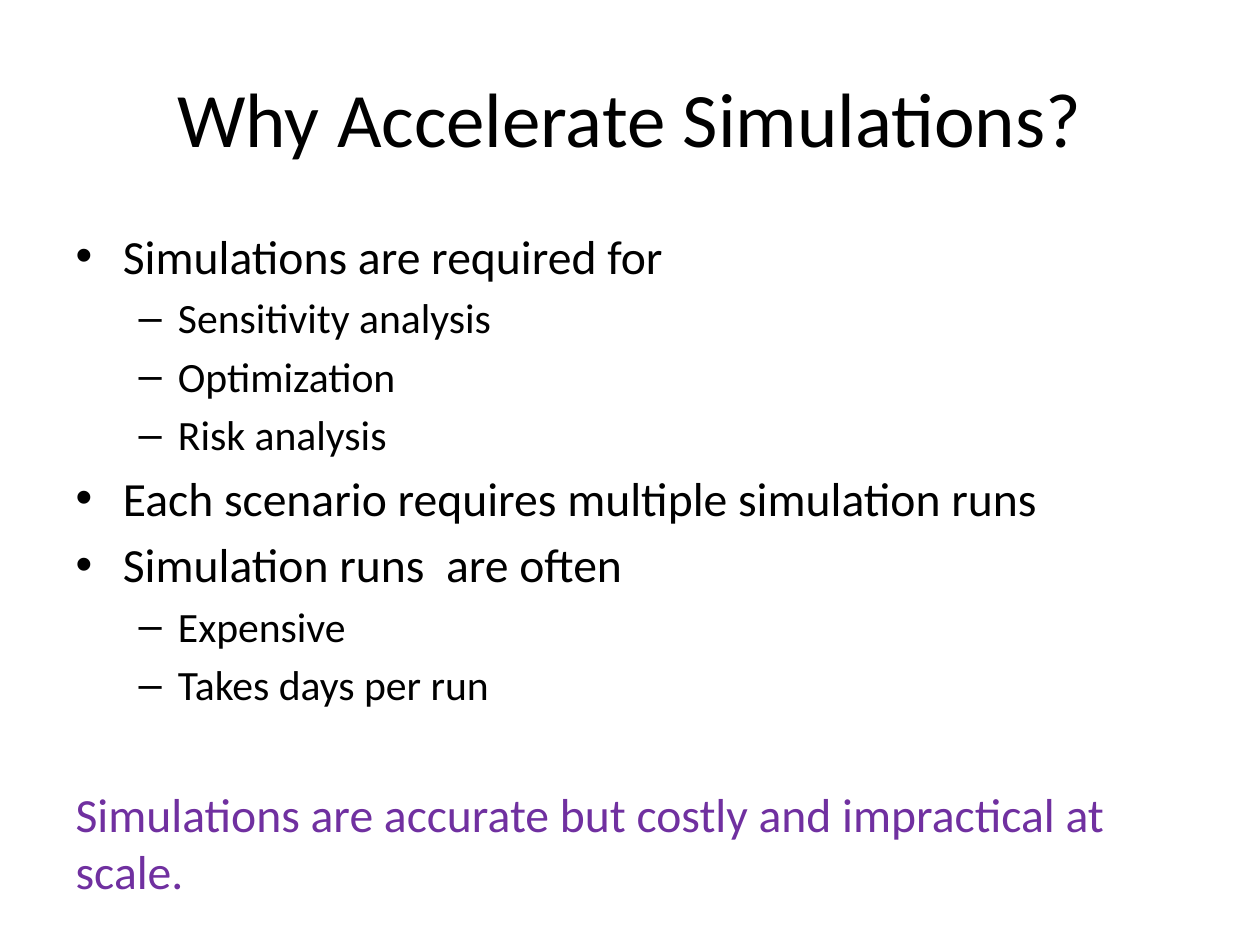
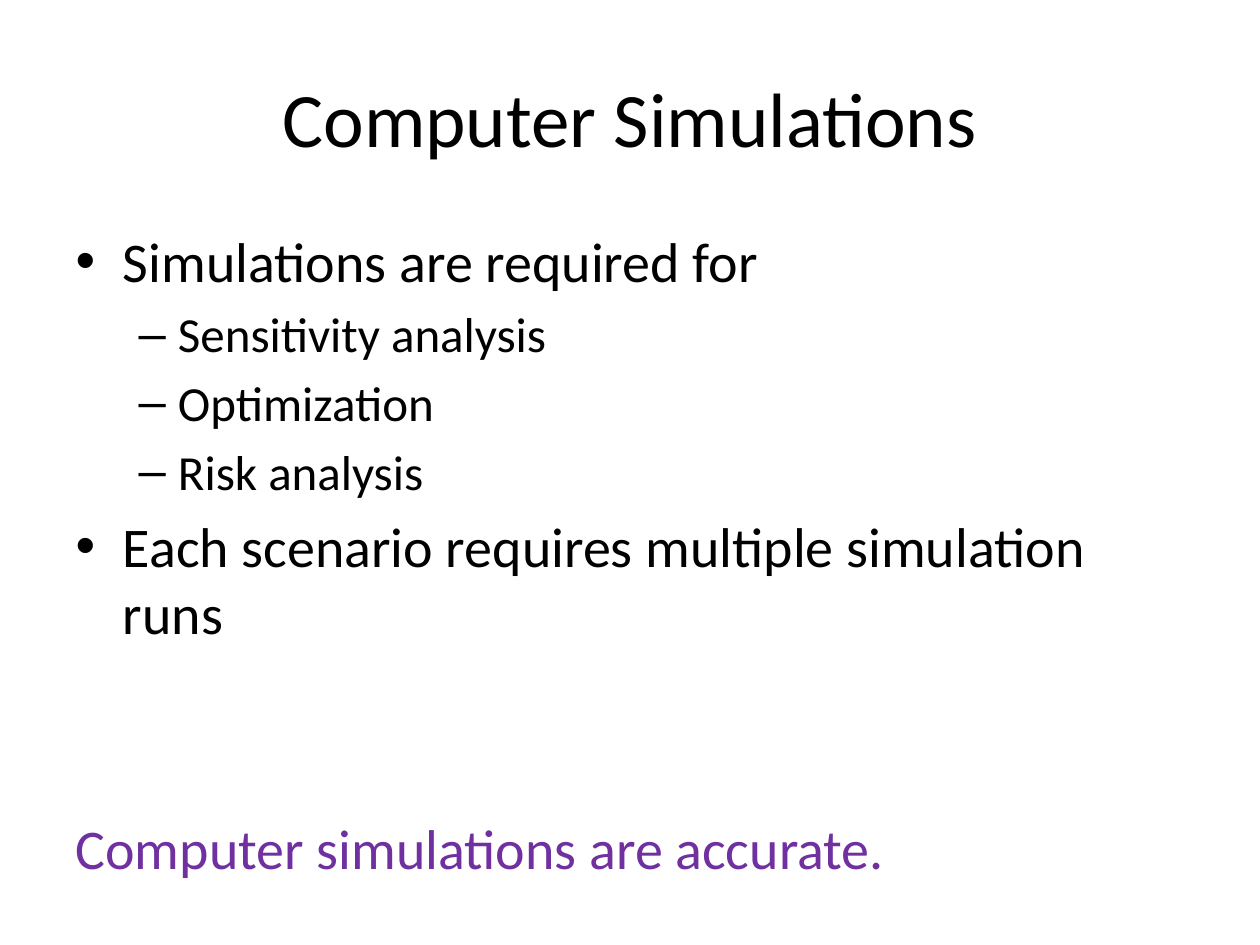
Before and after one commit to look4pritam/SurrogateModel, a slide deck: slide 4 of Presentations/SurrogateModel.pptx. Drawn at 1260x945 pixels with LibreOffice and Linux fonts; fonts in the diff are those of the drawing. Boxes give left, top, right and bottom in pixels: in the first picture for what was removed or moved away, otherwise in the second. Text is boxed around its words. In the diff, an @@ line names an element or a change of style, - is before the commit and + after.

```diff
--- a/Presentations/SurrogateModel.pptx
+++ b/Presentations/SurrogateModel.pptx
@@ title at [282,93,977,160]: text changed @@
-Why Accelerate Simulations?
+Computer Simulations
@@ text at [123,243,1084,635]: size 27.2 to 32 pt in "Simulations are required for", "Each scenario requires multiple simulation runs"; size 23.8 to 28 pt in "Sensitivity analysis", "Optimization", "Risk analysis" @@
@@ text at [76,830,884,878]: text changed; size 27.2 to 32 pt @@
-• Simulation runs are often
-  – Expensive
-  – Takes days per run
-Simulations are accurate but costly and impractical at scale.
+Computer simulations are accurate.
```
Also in this commit, not shown: 6 other slides changed, 6 slides added.
